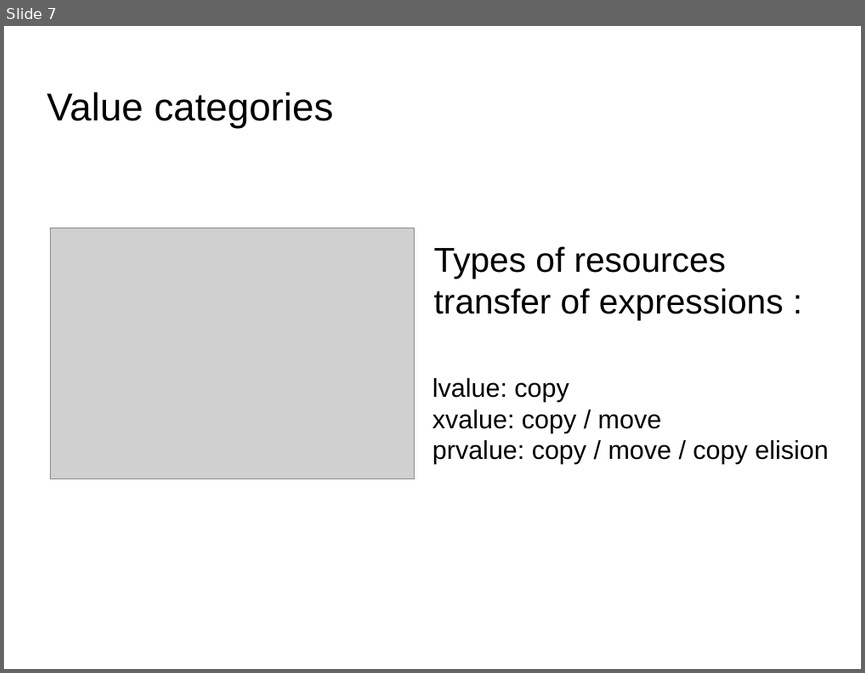
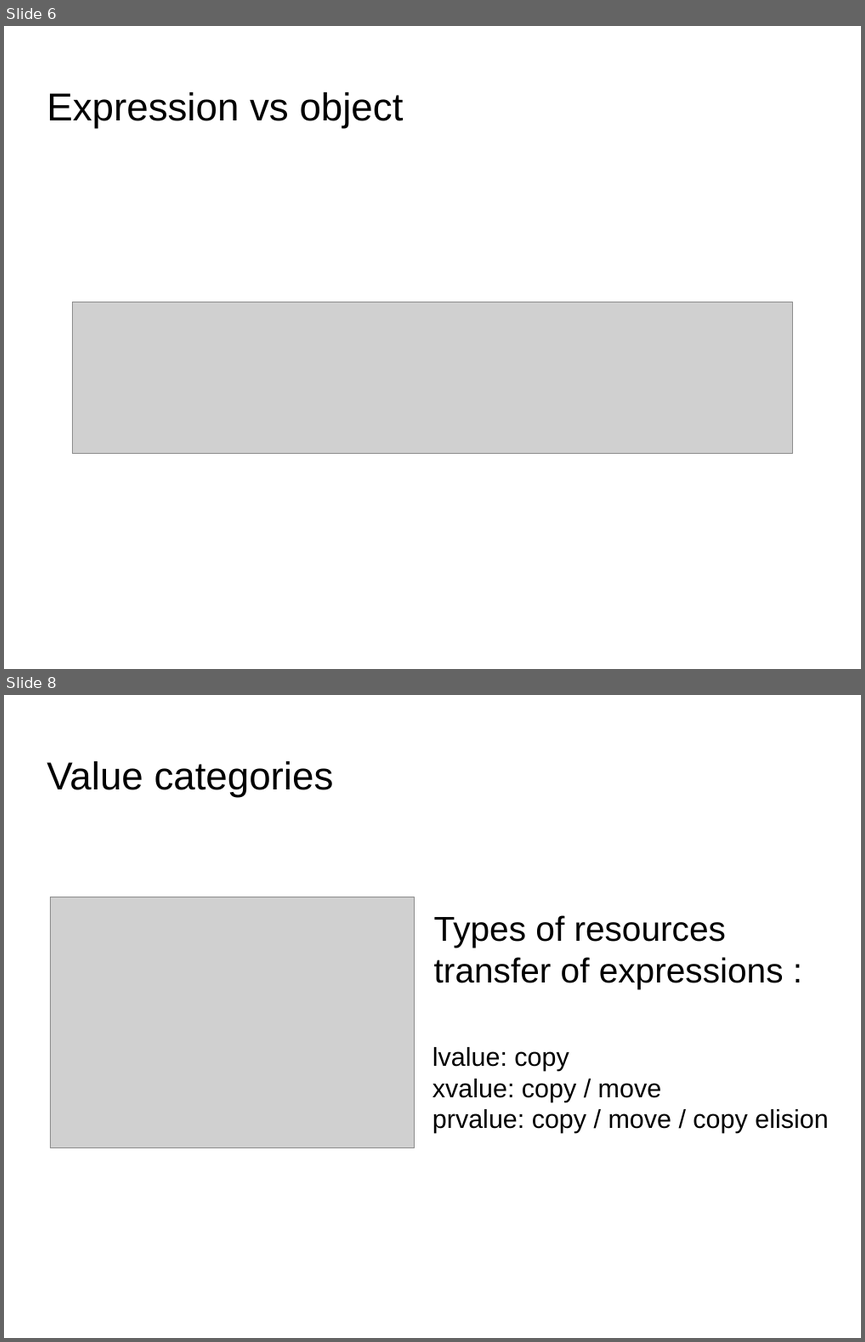
Before and after one commit to FranckRJ/CPP-trainings, a slide deck: traning-move.odp. Shown one above the other, each under a label of ours: slide 7 before the commit, slides 6 and 8 after it; the slides between them are not shown. The pictures are 865x673 and 865x1342 pixels, drawn with LibreOffice and Linux fonts; fonts in the diff are those of the drawing; grey boxes stand for pictures; background and template pictures are left out. Boxes give left, top, right and bottom in pixels: in the first picture for what was removed or moved away, otherwise in the second. Text is boxed around its words. In the diff, an @@ line names an element or a change of style, - is before the commit and + after.

Commit message:
Changement dans la manière d'expliquer la différence expression / objet.

```diff
--- a/traning-move.odp
+++ b/traning-move.odp
@@ slide 6 added at [4, 26, 861, 669], background picture (left out) @@
@@ title added at [46, 92, 404, 129], 36 pt, text #000000 @@
+Expression vs object
@@ picture added at [72, 301, 793, 454] @@
@@ what was slide 7 is now slide 8 @@
```
Also in this commit, not shown: 8 slides changed.
